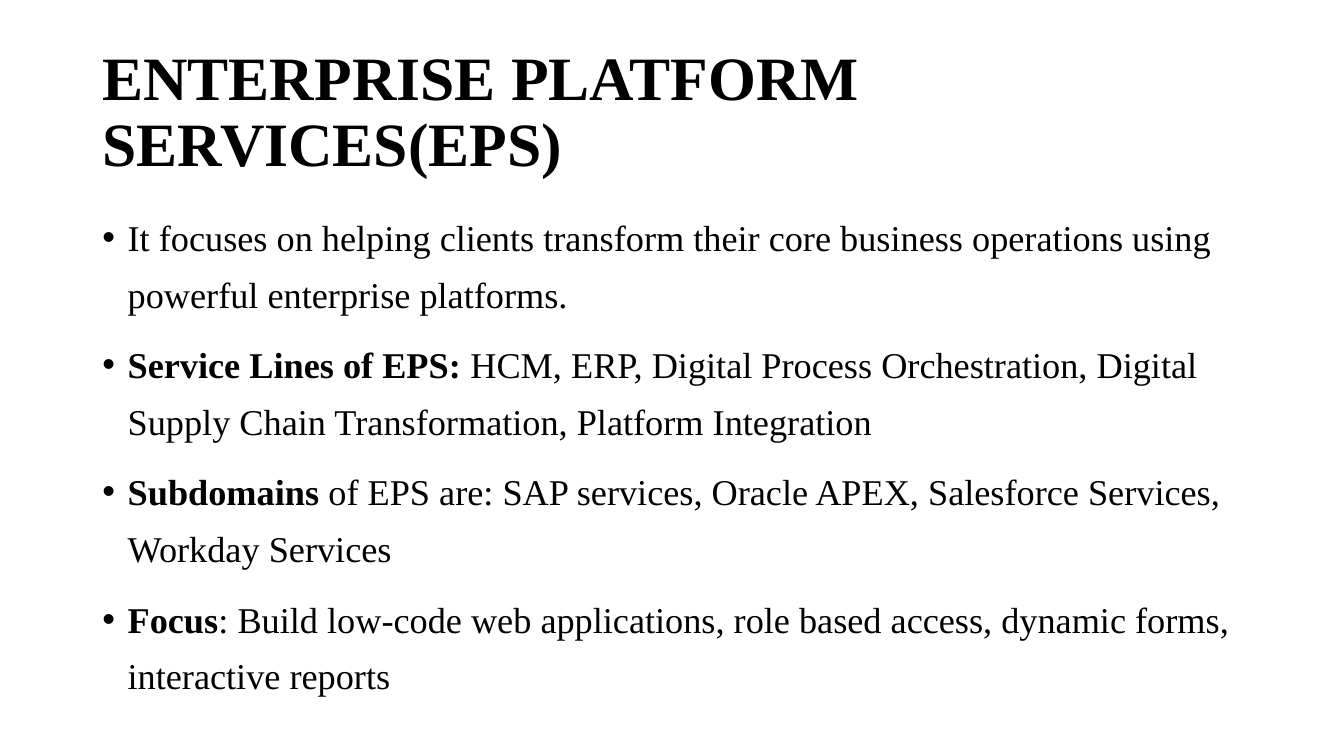
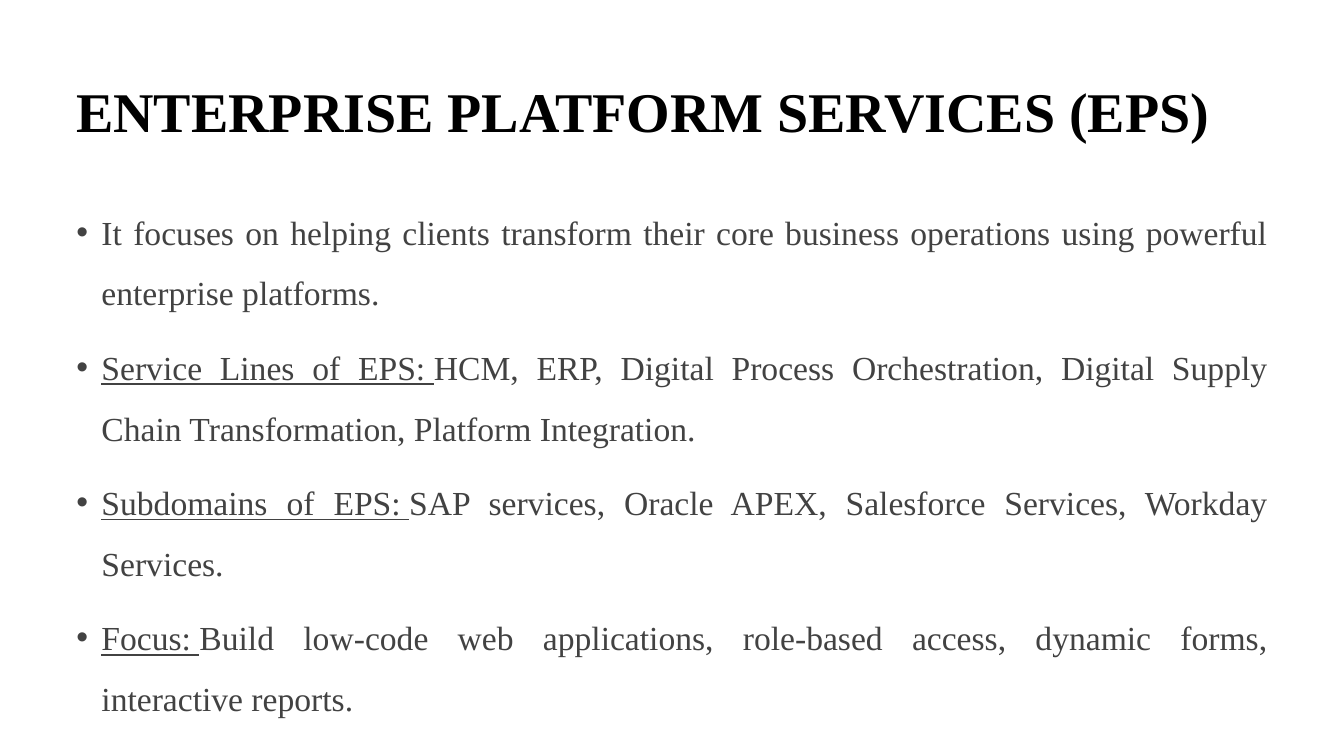
Before and after one commit to hariniariv/Report, a slide deck: slide 4 of ORACLE APEX.pptx. Drawn at 1344x756 pixels with LibreOffice and Linux fonts; fonts in the diff are those of the drawing. Boxes give left, top, right and bottom in pixels: in the first picture for what was removed or moved away, otherwise in the second. Text is boxed around its words. In the diff, an @@ line names an element or a change of style, - is before the commit and + after.

```diff
--- a/ORACLE APEX.pptx
+++ b/ORACLE APEX.pptx
@@ title at [76, 93, 1209, 143]: text changed; size 44 to 40 pt @@
-ENTERPRISE PLATFORM SERVICES(EPS)
+ENTERPRISE PLATFORM SERVICES (EPS)
@@ text "It focuses on helping clients ...": place and size @@
-text "It focuses on helping clients ..." at [128, 225, 1229, 696]
+text "It focuses on helping clients ..." at [101, 221, 1267, 718]
@@ text at [101, 221, 1267, 312]: size 25.9 to 24.1 pt, text colour #000000 to #424242 in "It focuses on helping clients transform their ..."; alignment left to justified; line spacing 1.3 to 1.5 @@
@@ text at [101, 356, 1267, 718]: text changed; size 25.9 to 24.1 pt; text colour #000000 to #424242 @@
-• Service Lines of EPS: HCM, ERP, Digital Process Orchestration, Digital Supply Chain Transformation, Platform Integration
-• Subdomains of EPS are: SAP services, Oracle APEX, Salesforce Services, Workday Services
-• Focus: Build low-code web applications, role based access, dynamic forms, interactive reports
+• Service Lines of EPS: HCM, ERP, Digital Process Orchestration, Digital Supply Chain Transformation, Platform Integration.
+• Subdomains of EPS: SAP services, Oracle APEX, Salesforce Services, Workday Services.
+• Focus: Build low-code web applications, role-based access, dynamic forms, interactive reports.
```
Also in this commit, not shown: 15 other slides changed, 4 slides added, 5 slides removed.
